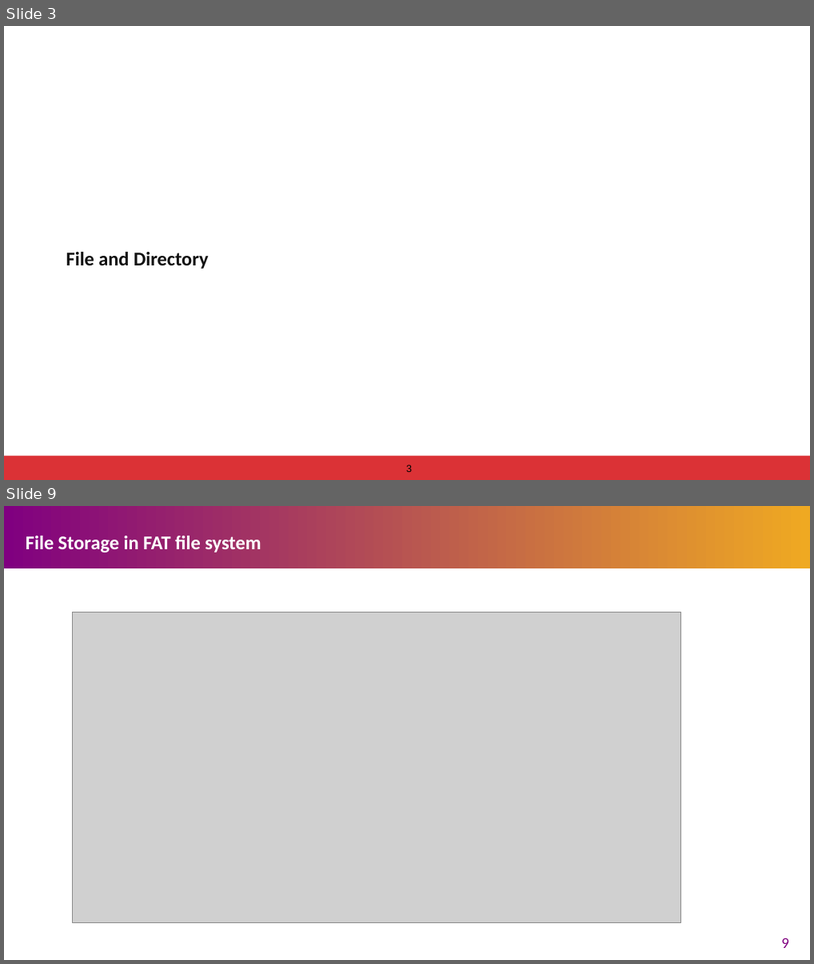
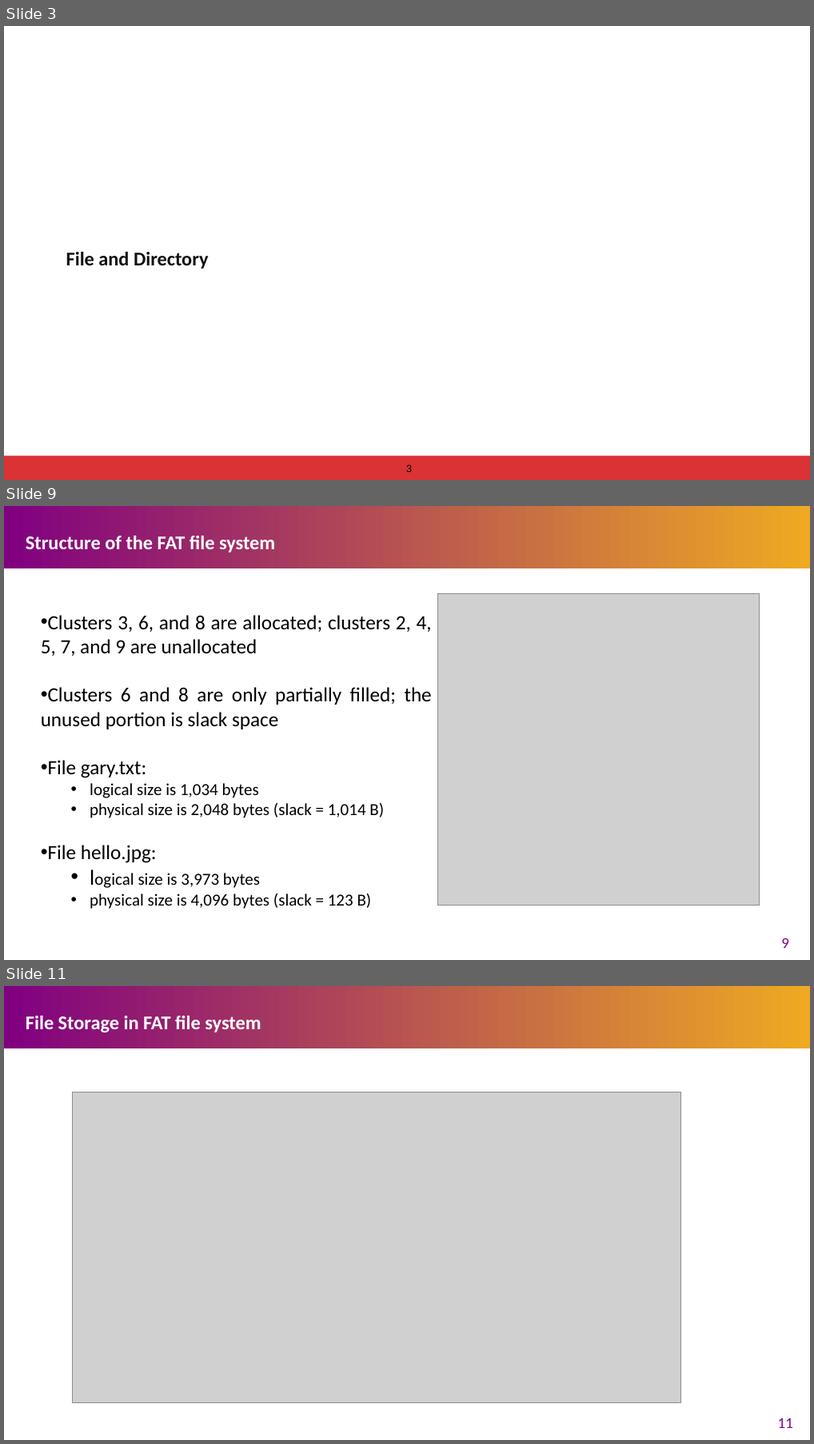
Before and after one commit to Marcusleeleelee/CSCI3150, a slide deck: tutorial/T12/tut12.pptx. Shown one above the other, each under a label of ours: slides 3 and 9 before the commit, slides 3, 9 and 11 after it; the slides between them are not shown. The pictures are 814x964 and 814x1444 pixels, drawn with LibreOffice and Linux fonts; fonts in the diff are those of the drawing; grey boxes stand for pictures. Boxes give left, top, right and bottom in pixels: in the first picture for what was removed or moved away, otherwise in the second. Text is boxed around its words. In the diff, an @@ line names an element or a change of style, - is before the commit and + after.

```diff
--- a/tutorial/T12/tut12.pptx
+++ b/tutorial/T12/tut12.pptx
@@ slide 9 added at bbox=[4, 506, 810, 960], background #FFFFFF; not listed: 1 template element that a slide beside it also shows @@
@@ title added at bbox=[26, 536, 275, 552], 40 pt, text #FFFFFF, bold @@
+Structure of the FAT file system
@@ picture added at bbox=[438, 594, 760, 905] @@
@@ text added at bbox=[41, 615, 432, 908], 24 pt, text #000000 @@
+• Clusters 3, 6, and 8 are allocated; clusters 2, 4, 5, 7, and 9 are unallocated
+• Clusters 6 and 8 are only partially filled; the unused portion is slack space
+• File gary.txt:
+  • logical size is 1,034 bytes
+  • physical size is 2,048 bytes (slack = 1,014 B)
+• File hello.jpg:
+  • logical size is 3,973 bytes
+  • physical size is 4,096 bytes (slack = 123 B)
@@ page number added at bbox=[782, 937, 790, 948], 18 pt, text #800080 @@
+9
@@ what was slide 9 is now slide 11 @@
@@ page number at bbox=[778, 1418, 794, 1428]: text changed @@
-9
+11
```
Also in this commit, not shown: 4 slides changed, 4 other slides added, 1 slide removed.
